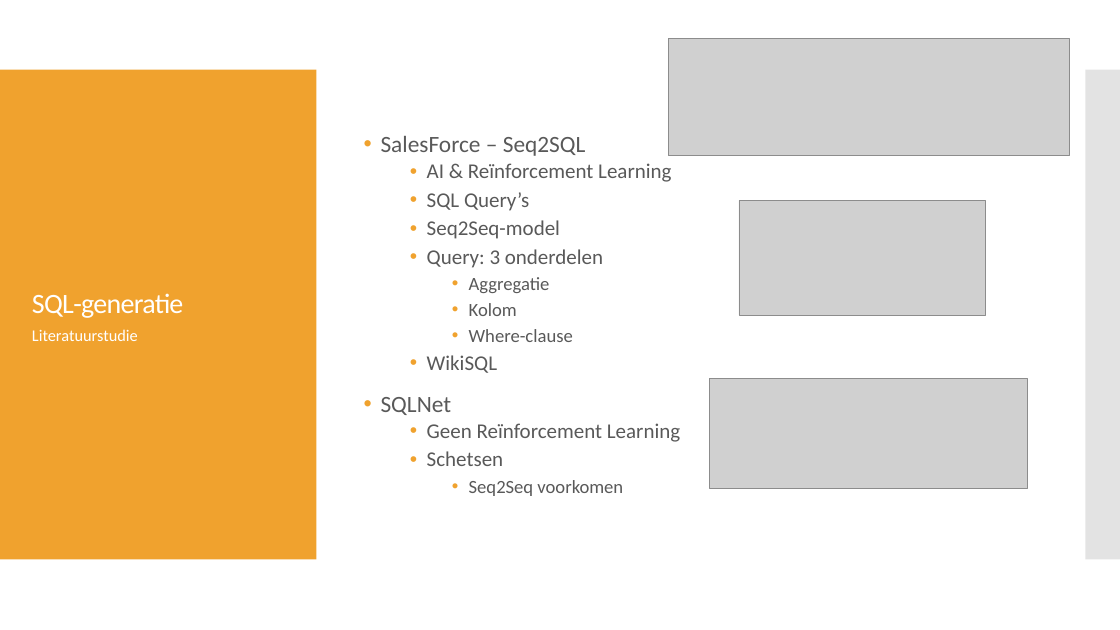
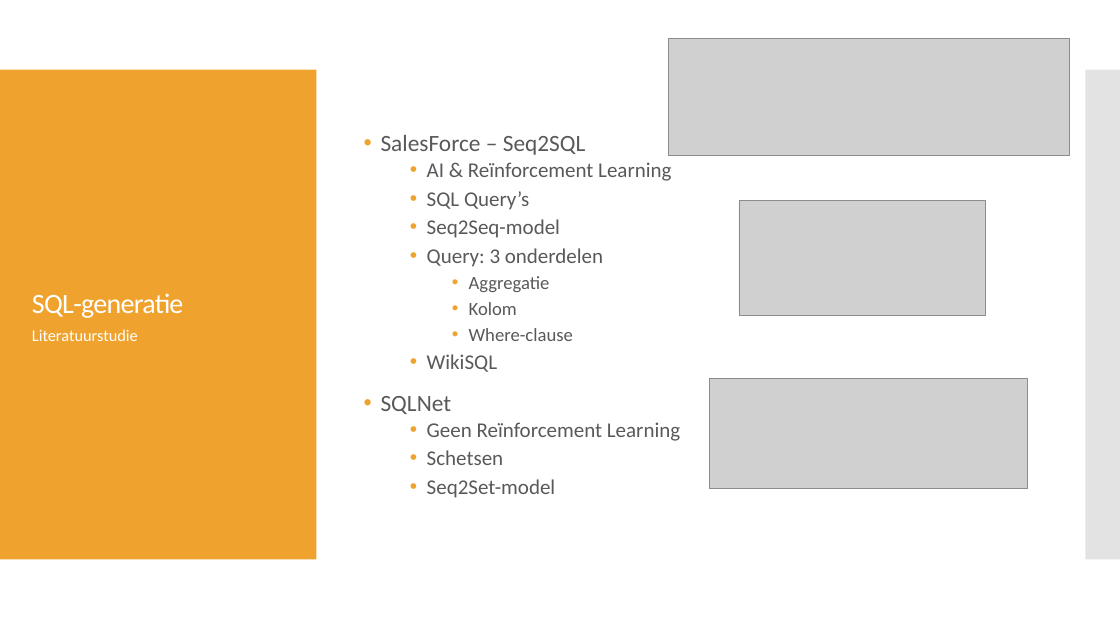
Before and after one commit to PrebenLeroy/bachelorproef, a slide deck: slide 11 of BP verdediging.pptx. Drawn at 1120x630 pixels with LibreOffice and Linux fonts; fonts in the diff are those of the drawing; grey boxes stand for pictures. Boxes give left, top, right and bottom in pixels: in the first picture for what was removed or moved away, otherwise in the second. Text is boxed around its words. In the diff, an @@ line names an element or a change of style, - is before the commit and + after.

Commit message:
add text

```diff
--- a/BP verdediging.pptx
+++ b/BP verdediging.pptx
@@ text at bbox=[427, 479, 556, 498]: text changed; size 16 to 18 pt @@
-    • Seq2Seq voorkomen
+  • Seq2Set-model
```
Also in this commit, not shown: 3 other slides changed.
